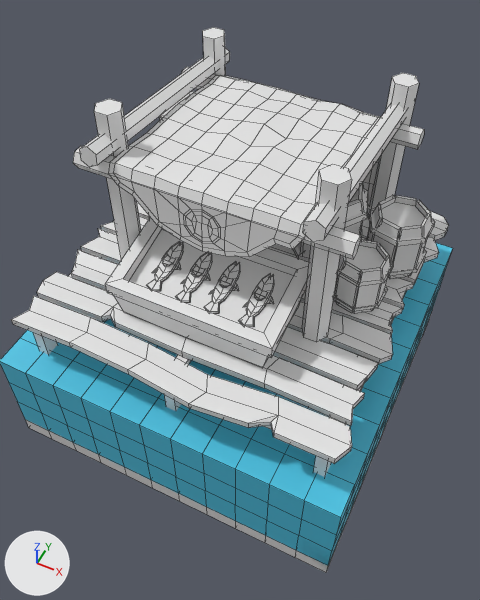
Two versions of the FBX model Blender/Models/Port/PortShop1.fbx, one commit apart.
One viewpoint serves both versions: a 50 mm lens placed at (1.17, -2.37, 2.65), pointed at (0.05, -0.14, -0.13). The lights are fixed; the arrows at lower left show +X, +Y and +Z. Mesh edges are drawn as thin lines. Vertices at the same position are counted once.

Before the edit, the objects in view are built like this:
```python
me_cube_052 = bpy.data.meshes.new('Cube.052')
me_cube_052.from_pydata(...)  # 2437 vertices, 2306 faces; spans x -1.0..1.0, y -1.0..1.0, z -1.0..1.0
# faces by material slot: [2053, 253]
me_cube_052.materials.append(mat_material)  # white #e7e7e7
me_cube_052.materials.append(mat_water)  # cyan #4cc6e7
ob_portshop1 = bpy.data.objects.new('PortShop1', me_cube_052)
ob_portshop1.location = (0.0, 0.0, 0.0)
```
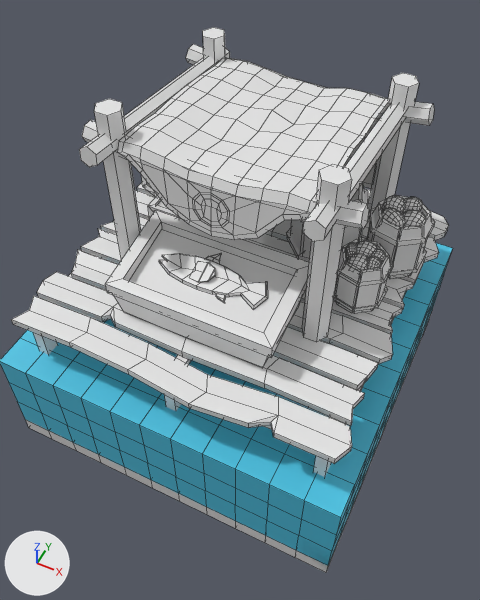
What differs and where, as boxes (x1, y1, x2, y2) in the pictures (480 x 600 px):
part 1 of me_cube_052, deleted
    before: (238, 274, 274, 327)
part 2 of me_cube_052, deleted
    before: (175, 252, 212, 303)
part 3 of me_cube_052, deleted
    before: (191, 266, 204, 277)
part 4 of me_cube_052, deleted
    before: (254, 289, 268, 300)
part 5 of me_cube_052, deleted
    before: (220, 276, 233, 287)
part 6 of me_cube_052, built on
    before: (73, 67, 424, 314)
    after: (82, 44, 434, 310)

The change, as a diff of the scene's bpy script:
```diff
--- a/Blender/Models/Port/PortShop1.fbx.py
+++ b/Blender/Models/Port/PortShop1.fbx.py
@@ me_cube_052 @@
 # used by ob_portshop1; location = (0.0, 0.0, 0.0)
-me_cube_052.from_pydata(...)  # 2437 vertices, 2306 faces; spans x -1.0..1.0, y -1.0..1.0, z -1.0..1.0
+me_cube_052.from_pydata(...)  # 3059 vertices, 2916 faces; spans x -1.0..1.0, y -1.0..1.0, z -1.0..1.0
+# me_cube_052 part 1: the loose piece of 108 vertices spanning x 0.22..0.35, y -0.54..-0.23, z 0.18..0.27 is deleted
+# me_cube_052 part 2: the loose piece of 108 vertices spanning x -0.13..0.0, y -0.54..-0.23, z 0.18..0.27 is deleted
+# me_cube_052 part 3: the loose piece of 12 vertices spanning x -0.11..-0.05, y -0.4..-0.33, z 0.24 is deleted
+# me_cube_052 part 4: the loose piece of 12 vertices spanning x 0.24..0.3, y -0.4..-0.33, z 0.24 is deleted
+# me_cube_052 part 5: the loose piece of 12 vertices spanning x 0.05..0.11, y -0.4..-0.33, z 0.24 is deleted
+# me_cube_052 part 6: 365 vertices moved from x -0.69..0.7, y -0.52..0.72, z 0.06..0.8 to x -0.71..0.72, y -0.46..0.81, z 0.07..0.88; 114 vertices removed from x -0.3..0.16, y -0.54..-0.23, z 0.18..0.27; 988 vertices added at x -0.34..0.86, y -0.44..0.78, z 0.19..0.83
 me_cube_052.materials.append(mat_material)
```
